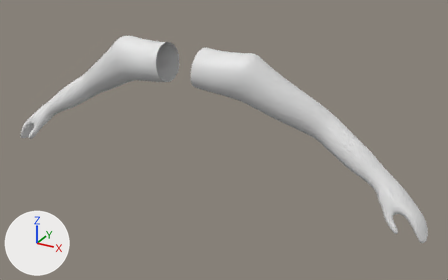
The FBX model Assets/Models/viewmodel.fbx, before and after one commit.
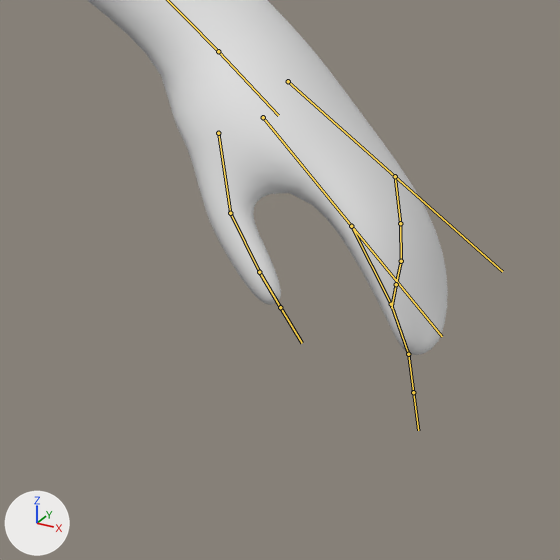
Old and new are each drawn whole from a 50 mm lens placed at (1.019, -1.592, 0.562), pointed at (0.111, 0.058, -0.263) and again close up on the part from 78% to 100% of the width and 64% to 100% of the height. The axes (+X, +Y, +Z) are drawn at lower left. The lights are the same throughout. The bones that bend it are drawn over the model as lines in the close-ups.

Names of what the first close-up shows: 'arms'.
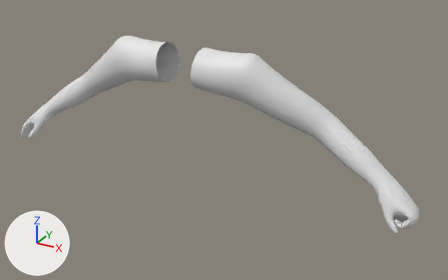
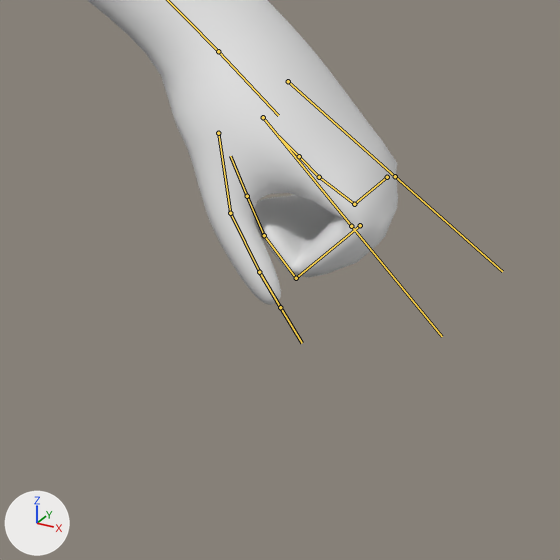
The newer file adds an action. The first version stands in its rest pose; the second is drawn at frame 41 of the action 'armrig|left_hand_close'.

Boxes [x1, y1, x2, y2] around the edits, measured in the close-ups (560 x 560 px):
'arms', posed: before [87, 0, 448, 355]; after [87, 0, 398, 305]
bone 'DEF-f_index.01.L', root to tip: before (351, 226) to (391, 304); after (360, 225) to (296, 278)
bone 'DEF-f_index.02.L', root to tip: before (391, 304) to (408, 354); after (296, 278) to (264, 235)
bone 'DEF-f_pinky.01.L', root to tip: before (395, 176) to (400, 223); after (387, 177) to (354, 204)
bone 'DEF-f_pinky.02.L', root to tip: before (400, 223) to (401, 261); after (354, 204) to (319, 177)

The change in detail:
Bone 'DEF-f_index.01.L' (bone_def_f_index_01_l) moves from (0.0, 0.0, 0.0) to (0.001, 0.001, -0.004).
Bone 'DEF-f_index.01.L' (bone_def_f_index_01_l) turns from (0, 0, 0) to (65, -12, 19) degrees about its own x, y and z.
Bone 'DEF-f_index.01.L' (bone_def_f_index_01_l) is rescaled from (1.0, 1.0, 1.0) to (1.0, 1.03, 1.0).
Bone 'DEF-f_index.02.L' (bone_def_f_index_02_l) turns from (0, 0, 0) to (86, -27, 17) degrees about its own x, y and z.
Bone 'DEF-f_index.02.L' (bone_def_f_index_02_l) is rescaled from (1.0, 1.0, 1.0) to (1.0, 1.0, 0.98).
Bone 'DEF-f_pinky.01.L' (bone_def_f_pinky_01_l) moves from (0.0, 0.0, 0.0) to (0.0, 0.0, 0.004).
Bone 'DEF-f_pinky.01.L' (bone_def_f_pinky_01_l) turns from (0, 0, 0) to (48, -1, 3) degrees about its own x, y and z.
Bone 'DEF-f_pinky.01.L' (bone_def_f_pinky_01_l) is rescaled from (1.0, 1.0, 1.0) to (1.0, 0.91, 1.0).
Bone 'DEF-f_pinky.02.L' (bone_def_f_pinky_02_l) turns from (0, 0, 0) to (77, -2, 5) degrees about its own x, y and z.
Bone 'DEF-f_pinky.02.L' (bone_def_f_pinky_02_l) is rescaled from (1.0, 1.0, 1.0) to (1.0, 1.0, 1.09).
